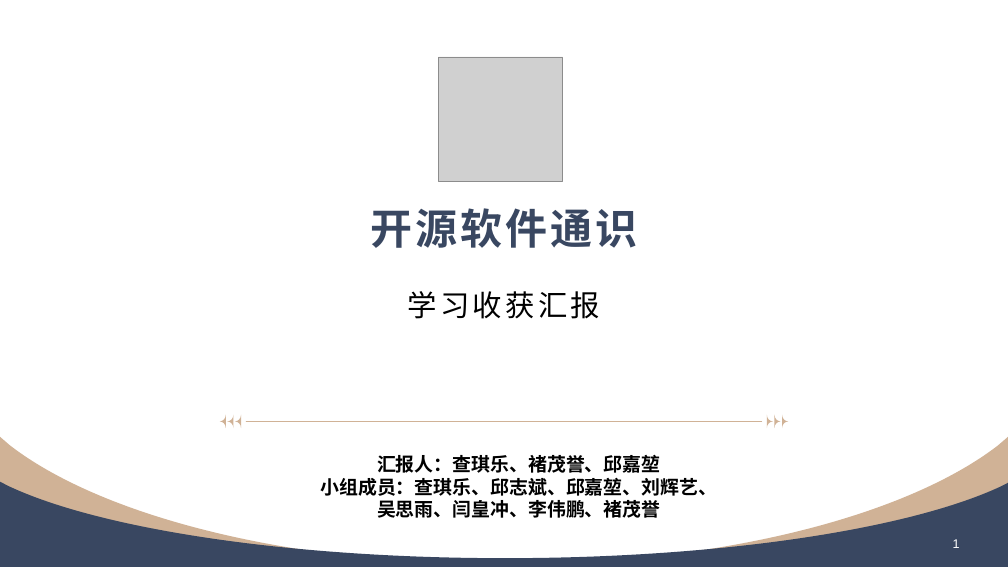
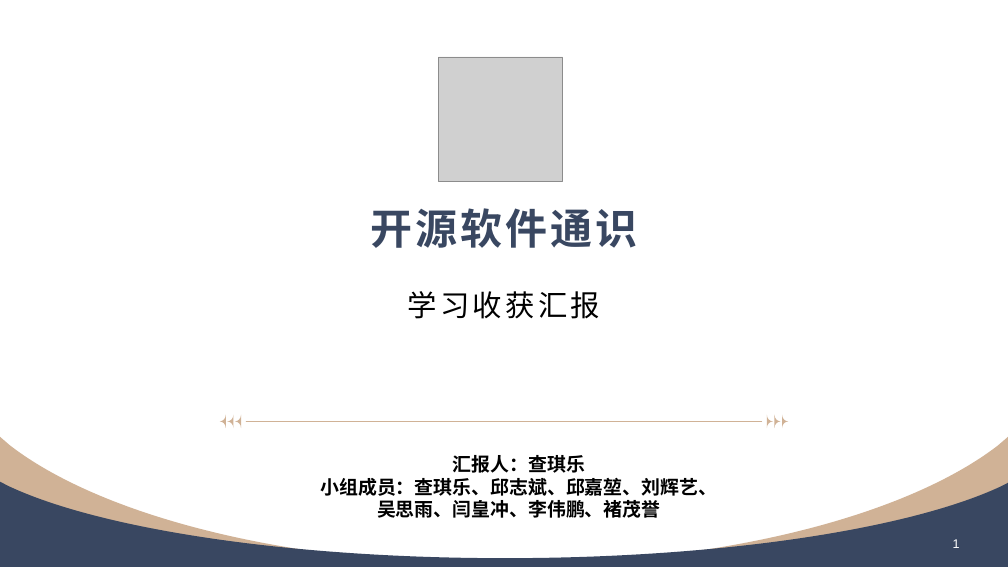
Before and after one commit to iconle/kaiyuan_soft, a slide deck: slide 1 of PPT/开源软件通识-第十八周汇报.pptx. Drawn at 1008x567 pixels with LibreOffice and Linux fonts; fonts in the diff are those of the drawing; grey boxes stand for pictures. Boxes give left, top, right and bottom in pixels: in the first picture for what was removed or moved away, otherwise in the second. Text is boxed around its words. In the diff, an @@ line names an element or a change of style, - is before the commit and + after.

```diff
--- a/PPT/开源软件通识-第十八周汇报.pptx
+++ b/PPT/开源软件通识-第十八周汇报.pptx
@@ text at [453,455,585,473]: text changed @@
-汇报人：查琪乐、褚茂誉、邱嘉堃
+汇报人：查琪乐
```
Also in this commit, not shown: 6 other slides changed, 2 slides added, 2 other files.
